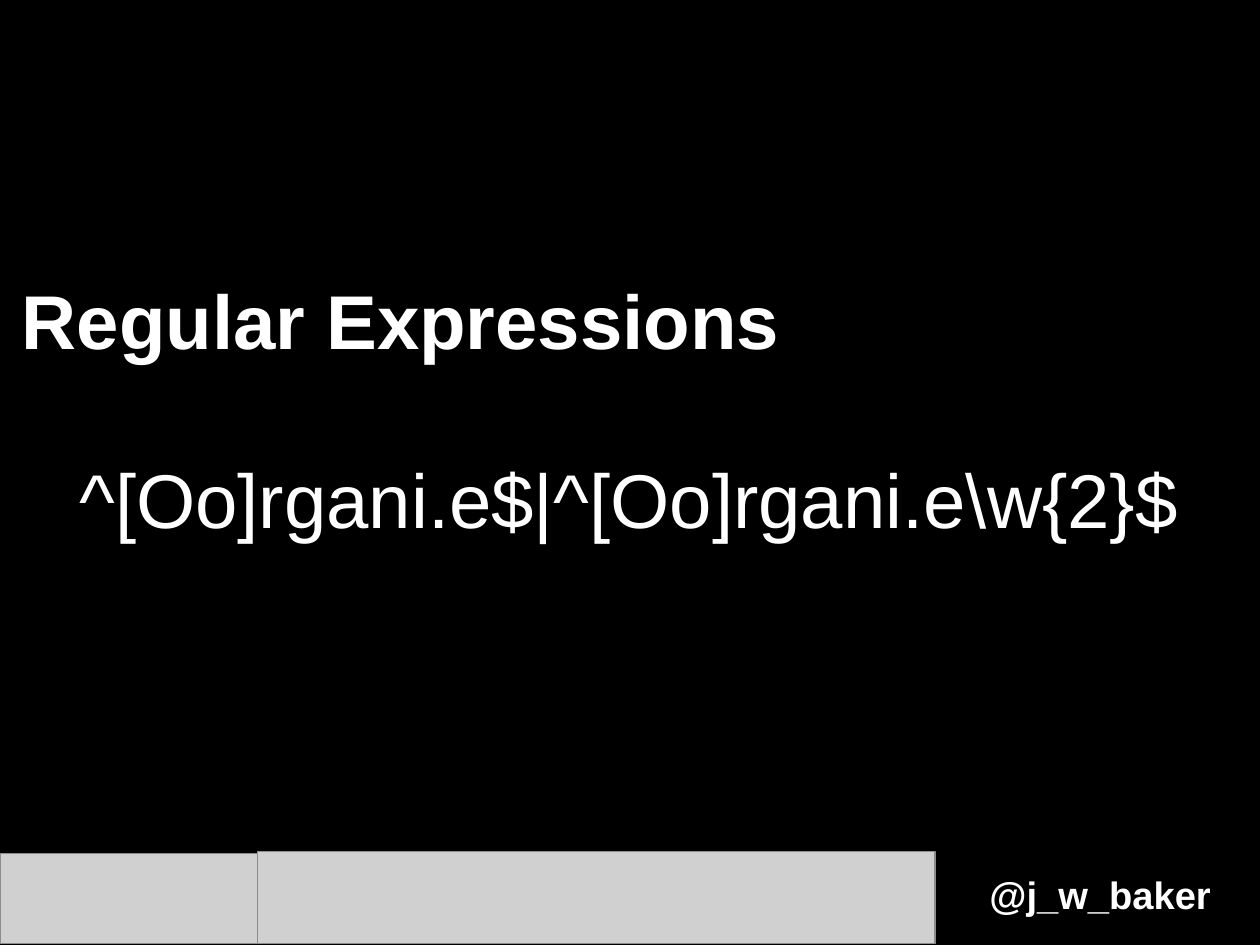
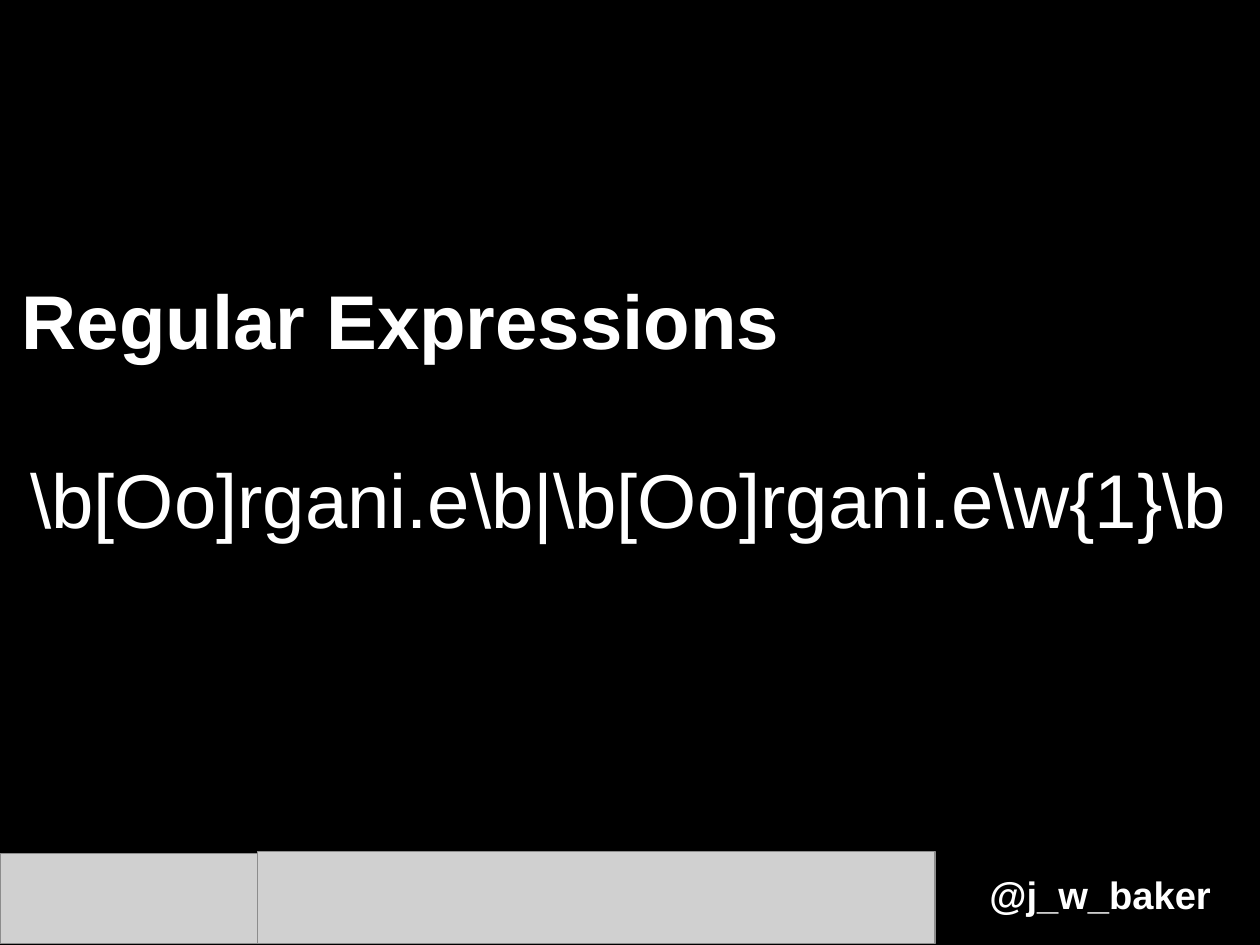
Before and after one commit to LibraryCarpentry/week-one-library-carpentry-DEPRECATED, a slide deck: slide 24 of lesson-materials/2015-09-25_LibCarp-lesson-one-deck.odp. Drawn at 1260x945 pixels with LibreOffice and Linux fonts; fonts in the diff are those of the drawing; grey boxes stand for pictures. Boxes give left, top, right and bottom in pixels: in the first picture for what was removed or moved away, otherwise in the second. Text is boxed around its words. In the diff, an @@ line names an element or a change of style, - is before the commit and + after.

```diff
--- a/lesson-materials/2015-09-25_LibCarp-lesson-one-deck.odp
+++ b/lesson-materials/2015-09-25_LibCarp-lesson-one-deck.odp
@@ text at (x1=30, y1=472, x2=1226, y2=543): text changed @@
-^[Oo]rgani.e$|^[Oo]rgani.e\w{2}$
+\b[Oo]rgani.e\b|\b[Oo]rgani.e\w{1}\b
```
Also in this commit, not shown: 6 other slides changed, 6 other files.
